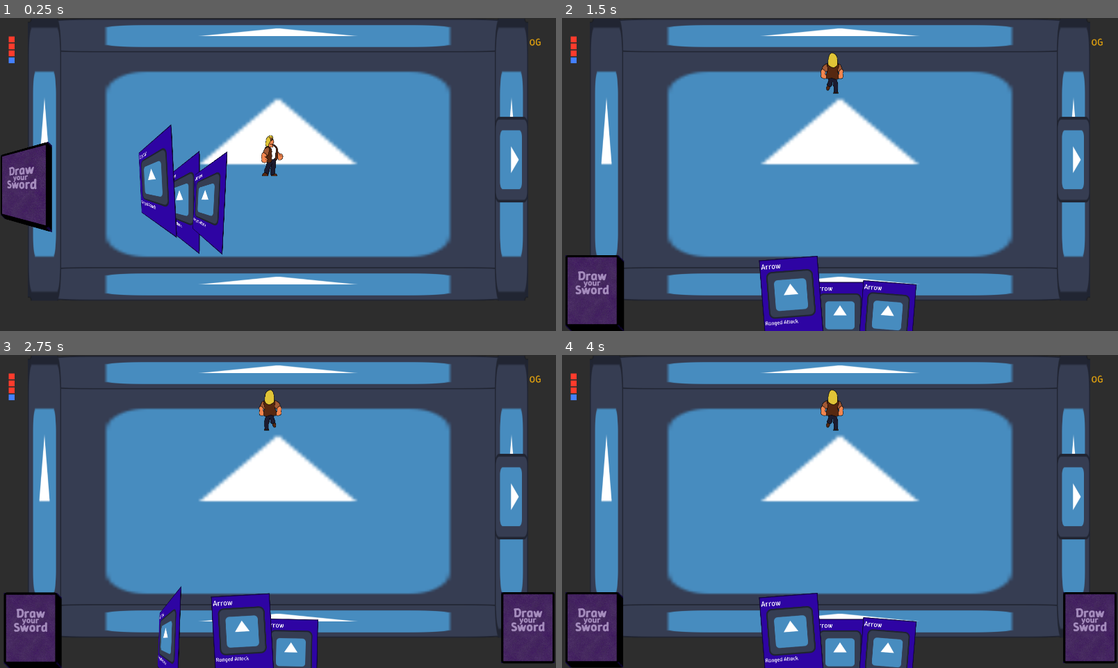
Above: before the commit, frames 1-4 (two rows, left to right).
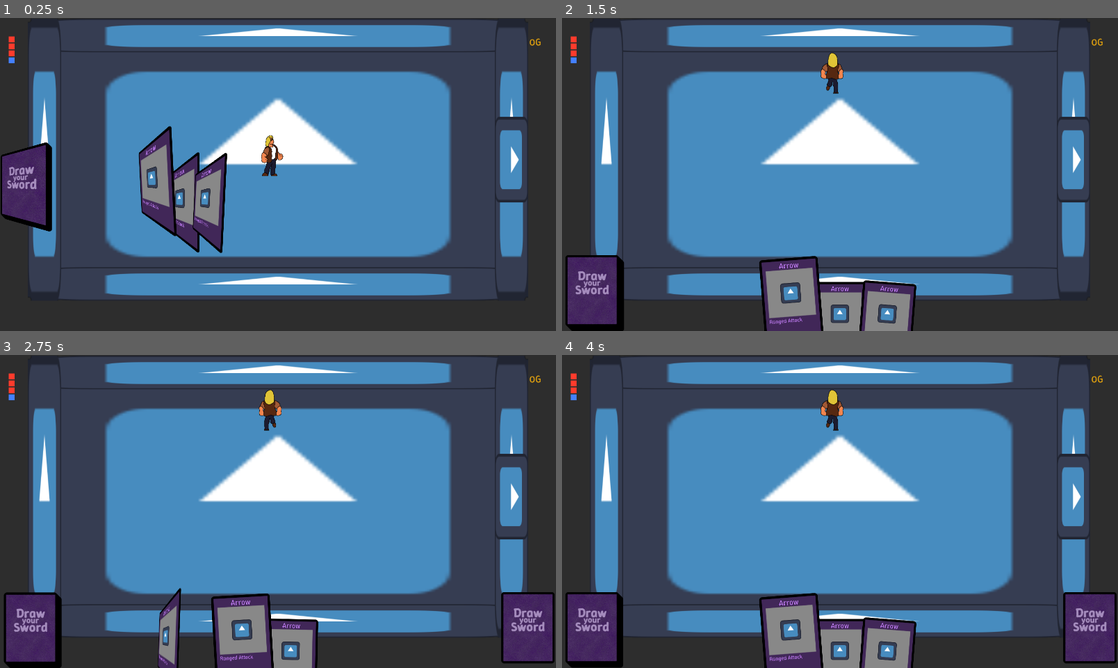
Above: after the commit, the same moments.

Repository: MamaDespik/GGJ-1
Game: Godot game, scene res://game.tscn
Two runs of this game, one before a commit and one after it. Both use one fixed random seed, a clock stepped at 60 frames per second and the inputs below. The engine's default icon, where the game draws it, is replaced by a stand-in: a white triangle on a blue panel in a dark square. Sound files missing from this copy of the repository are replaced by a short silence.
Inputs (mouse positions are in pixels of both pictures, inside the frame that each line leads up to):
- Up to frame 1 (0.25 s): no input
- Up to frame 2 (1.5 s): move the mouse to (867, 174) at 0.52 s; hold Mouse wheel up (change_highlight_left) 0.53-1.28 s; hold W (move_up) from 0.53 s (still down); move the mouse to (812, 174) at 1.27 s; tap Mouse wheel down (change_highlight_right) at 1.35 s
- Up to frame 3 (2.75 s): keep holding W (move_up); move the mouse to (289, 505) at 2.02 s; press the mouse at (289, 505) at 2.03 s
- Up to frame 4 (4 s): keep holding W (move_up); move the mouse to (834, 517) at 2.77 s; release the mouse at (834, 517) at 2.78 s; tap Mouse wheel up (change_highlight_left) at 2.85 s; move the mouse to (878, 514) at 3.52 s; hold Mouse wheel down (change_highlight_right) from 3.53 s (still down)

The runs differ from the first frame. In frame 1, 4.0% of the frame differs, in the area x 8-41%, y 34-76%; in frame 2, 5.0%; in frame 3, 4.5%; in frame 4, 5.0%, in the area x 0-100%, y 75-100%.

Commit message:
Card Front and Card Model Optimization/Rework

Diff:
--- a/godovelopment-game-jam-1/Cards/Card.tscn
+++ b/godovelopment-game-jam-1/Cards/Card.tscn
@@ -1,16 +1,12 @@
-[gd_scene load_steps=8 format=3 uid="uid://cb2547m4s54t2"]
+[gd_scene load_steps=6 format=3 uid="uid://cb2547m4s54t2"]
 
 [ext_resource type="Script" uid="uid://dhd6jwyvscbs1" path="res://Cards/card.gd" id="1_470ht"]
 [ext_resource type="Texture2D" uid="uid://thnj12t7c3yd" path="res://Assets/icon.svg" id="2_wsk7e"]
-[ext_resource type="PackedScene" uid="uid://dc5awr60mathl" path="res://Cards/card_front.tscn" id="3_trd61"]
 [ext_resource type="PackedScene" uid="uid://bixav0r3he737" path="res://Card Actions/card_action.tscn" id="3_wqwah"]
-[ext_resource type="Texture2D" uid="uid://c20peto2m3800" path="res://Assets/Cards/Base/card_back.png" id="5_roi1e"]
+[ext_resource type="PackedScene" uid="uid://c0uk0tstq5d3c" path="res://Cards/card_model.tscn" id="4_hvnrv"]
 
 [sub_resource type="ViewportTexture" id="ViewportTexture_37kl0"]
 viewport_path = NodePath("CardSprite/CardModelViewport")
-
-[sub_resource type="ViewportTexture" id="ViewportTexture_oclfm"]
-viewport_path = NodePath("CardSprite/CardModelViewport/CardModel/CardFront/CardFrontViewport")
 
 [node name="Card" type="Node2D"]
 top_level = true
@@ -29,24 +25,9 @@
 own_world_3d = true
 transparent_bg = true
 
-[node name="CardModel" type="Node3D" parent="CardSprite/CardModelViewport"]
+[node name="CardModel" parent="CardSprite/CardModelViewport" instance=ExtResource("4_hvnrv")]
 
-[node name="CardFront" type="Sprite3D" parent="CardSprite/CardModelViewport/CardModel"]
-transform = Transform3D(1, 0, 0, 0, 1, 0, 0, 0, 1, 0, 0, 0.006)
-pixel_size = 0.005
-texture = SubResource("ViewportTexture_oclfm")
-
-[node name="CardFrontViewport" type="SubViewport" parent="CardSprite/CardModelViewport/CardModel/CardFront"]
-own_world_3d = true
-transparent_bg = true
-size = Vector2i(750, 1000)
-
-[node name="CardFront" parent="CardSprite/CardModelViewport/CardModel/CardFront/CardFrontViewport" instance=ExtResource("3_trd61")]
-unique_name_in_owner = true
-
-[node name="CardBack" type="Sprite3D" parent="CardSprite/CardModelViewport/CardModel"]
-transform = Transform3D(-1, 0, -8.74228e-08, 0, 1, 0, 8.74228e-08, 0, -1, 0, 0, -0.006)
-texture = ExtResource("5_roi1e")
+[node name="CardFront" type="Node3D" parent="CardSprite/CardModelViewport/CardModel"]
 
 [node name="Camera3D" type="Camera3D" parent="CardSprite/CardModelViewport"]
 transform = Transform3D(1, 0, 0, 0, 1, 0, 0, 0, 1, 0, 0, 5.1)
--- a/godovelopment-game-jam-1/Cards/card.gd
+++ b/godovelopment-game-jam-1/Cards/card.gd
@@ -18,15 +18,14 @@
 
 @onready var card_sprite: Sprite2D = $CardSprite
 @onready var card_model = $CardSprite/CardModelViewport/CardModel
-@onready var card_front = %CardFront
 
 signal used(card_action:CardAction)
 signal discarded(card:Card)
 
 func _ready():
-	card_front.title_label.text = card_title
-	card_front.image_texture.texture = card_image
-	card_front.text_label.text = card_text
+	card_model.title_label.text = card_title
+	card_model.image_texture.texture = card_image
+	card_model.text_label.text = card_text
 	initial_card_height = card_sprite.position.y
 	return
 
--- a/godovelopment-game-jam-1/Cards/card_front.gd
+++ /dev/null
@@ -1,6 +0,0 @@
-extends MarginContainer
-class_name CardFront
-
-@onready var title_label = %TitleLabel
-@onready var image_texture = %Image
-@onready var text_label = %TextLabel
--- a/godovelopment-game-jam-1/Cards/card_front.tscn
+++ /dev/null
@@ -1,68 +0,0 @@
-[gd_scene load_steps=5 format=3 uid="uid://dc5awr60mathl"]
-
-[ext_resource type="Script" uid="uid://c535o7j15wmob" path="res://Cards/card_front.gd" id="1_en1dl"]
-[ext_resource type="Texture2D" uid="uid://thnj12t7c3yd" path="res://Assets/icon.svg" id="2_vnu02"]
-
-[sub_resource type="LabelSettings" id="LabelSettings_c5kew"]
-font_size = 100
-
-[sub_resource type="LabelSettings" id="LabelSettings_5ychq"]
-font_size = 70
-
-[node name="CardFront" type="MarginContainer"]
-anchors_preset = 15
-anchor_right = 1.0
-anchor_bottom = 1.0
-grow_horizontal = 2
-grow_vertical = 2
-size_flags_horizontal = 3
-size_flags_vertical = 3
-script = ExtResource("1_en1dl")
-
-[node name="ColorRect" type="ColorRect" parent="."]
-layout_mode = 2
-color = Color(0.0828564, 0.0407547, 0.253314, 1)
-
-[node name="MarginContainer" type="MarginContainer" parent="."]
-layout_mode = 2
-theme_override_constants/margin_left = 10
-theme_override_constants/margin_top = 10
-theme_override_constants/margin_right = 10
-theme_override_constants/margin_bottom = 10
-
-[node name="ColorRect" type="ColorRect" parent="MarginContainer"]
-layout_mode = 2
-color = Color(0.184537, 0.0387792, 0.637951, 1)
-
-[node name="MarginContainer" type="MarginContainer" parent="MarginContainer"]
-layout_mode = 2
-theme_override_constants/margin_left = 10
-theme_override_constants/margin_top = 10
-theme_override_constants/margin_right = 10
-theme_override_constants/margin_bottom = 10
-
-[node name="VBoxContainer" type="VBoxContainer" parent="MarginContainer/MarginContainer"]
-layout_mode = 2
-
-[node name="TitleLabel" type="Label" parent="MarginContainer/MarginContainer/VBoxContainer"]
-unique_name_in_owner = true
-layout_mode = 2
-text = "Card Title"
-label_settings = SubResource("LabelSettings_c5kew")
-
-[node name="Image" type="TextureRect" parent="MarginContainer/MarginContainer/VBoxContainer"]
-unique_name_in_owner = true
-custom_minimum_size = Vector2(600, 600)
-layout_mode = 2
-size_flags_vertical = 3
-texture = ExtResource("2_vnu02")
-stretch_mode = 5
-
-[node name="TextLabel" type="Label" parent="MarginContainer/MarginContainer/VBoxContainer"]
-unique_name_in_owner = true
-custom_minimum_size = Vector2(100, 0)
-layout_mode = 2
-size_flags_vertical = 2
-text = "This is example text ."
-label_settings = SubResource("LabelSettings_5ychq")
-autowrap_mode = 3
--- /dev/null
+++ b/godovelopment-game-jam-1/Cards/card_model.gd
@@ -0,0 +1,5 @@
+extends Node3D
+
+@onready var title_label: Label3D = $Front/TitleLabel
+@onready var image_texture: Sprite3D = $Front/Image
+@onready var text_label: Label3D = $Front/TextLabel
--- /dev/null
+++ b/godovelopment-game-jam-1/Cards/card_model.tscn
@@ -0,0 +1,48 @@
+[gd_scene load_steps=6 format=3 uid="uid://c0uk0tstq5d3c"]
+
+[ext_resource type="Script" uid="uid://878c7pr0j6ug" path="res://Cards/card_model.gd" id="1_h1bo2"]
+[ext_resource type="Texture2D" uid="uid://dp7b7y6y566t6" path="res://Assets/Cards/Base/card_front.png" id="1_j1rq5"]
+[ext_resource type="Texture2D" uid="uid://c20peto2m3800" path="res://Assets/Cards/Base/card_back.png" id="2_ddxqe"]
+[ext_resource type="FontFile" uid="uid://dymvqot11mhgr" path="res://Assets/Font/Winky_Rough/WinkyRough-VariableFont_wght.ttf" id="2_t37fg"]
+[ext_resource type="Texture2D" uid="uid://dd3aogvrp7p0u" path="res://Assets/Cards/Base/card_image_placeholder.png" id="3_t37fg"]
+
+[node name="CardModel" type="Node3D"]
+script = ExtResource("1_h1bo2")
+
+[node name="Front" type="Sprite3D" parent="."]
+transform = Transform3D(1, 0, 0, 0, 1, 0, 0, 0, 1, 0, 0, 0.005)
+double_sided = false
+texture = ExtResource("1_j1rq5")
+
+[node name="TitleLabel" type="Label3D" parent="Front"]
+transform = Transform3D(1, 0, 0, 0, 1, 0, 0, 0, 1, 0, 2.043, 0)
+sorting_offset = 10.0
+double_sided = false
+modulate = Color(0.745471, 0.485413, 0.941406, 1)
+text = "Card Title"
+font = ExtResource("2_t37fg")
+font_size = 100
+
+[node name="Image" type="Sprite3D" parent="Front"]
+transform = Transform3D(1, 0, 0, 0, 1, 0, 0, 0, 1, -0.012, 0.27, 0)
+sorting_offset = 10.0
+double_sided = false
+texture = ExtResource("3_t37fg")
+
+[node name="TextLabel" type="Label3D" parent="Front"]
+transform = Transform3D(1, 0, 0, 0, 1, 0, 0, 0, 1, -1.50529, -1.23564, 0)
+sorting_offset = 10.0
+double_sided = false
+modulate = Color(0.745471, 0.485413, 0.941406, 1)
+text = "This is example text. It should wrap."
+font = ExtResource("2_t37fg")
+font_size = 70
+horizontal_alignment = 0
+vertical_alignment = 0
+autowrap_mode = 3
+width = 600.0
+
+[node name="Back" type="Sprite3D" parent="."]
+transform = Transform3D(-1, 0, -8.74228e-08, 0, 1, 0, 8.74228e-08, 0, -1, 0, 0, -0.005)
+double_sided = false
+texture = ExtResource("2_ddxqe")
Binary file changed: godovelopment-game-jam-1/Assets/Cards/Base/card_front.aseprite
Binary file added: godovelopment-game-jam-1/Assets/Cards/Base/card_front.png
Not shown, added: godovelopment-game-jam-1/Assets/Cards/Base/card_front.png.import
Binary file added: godovelopment-game-jam-1/Assets/Cards/Base/card_image_placeholder.aseprite
Binary file added: godovelopment-game-jam-1/Assets/Cards/Base/card_image_placeholder.png
Not shown, added: godovelopment-game-jam-1/Assets/Cards/Base/card_image_placeholder.png.import
Not shown, removed: godovelopment-game-jam-1/Cards/card_front.gd.uid
Not shown, added: godovelopment-game-jam-1/Cards/card_model.gd.uid
Not shown, changed: TODO.txt
